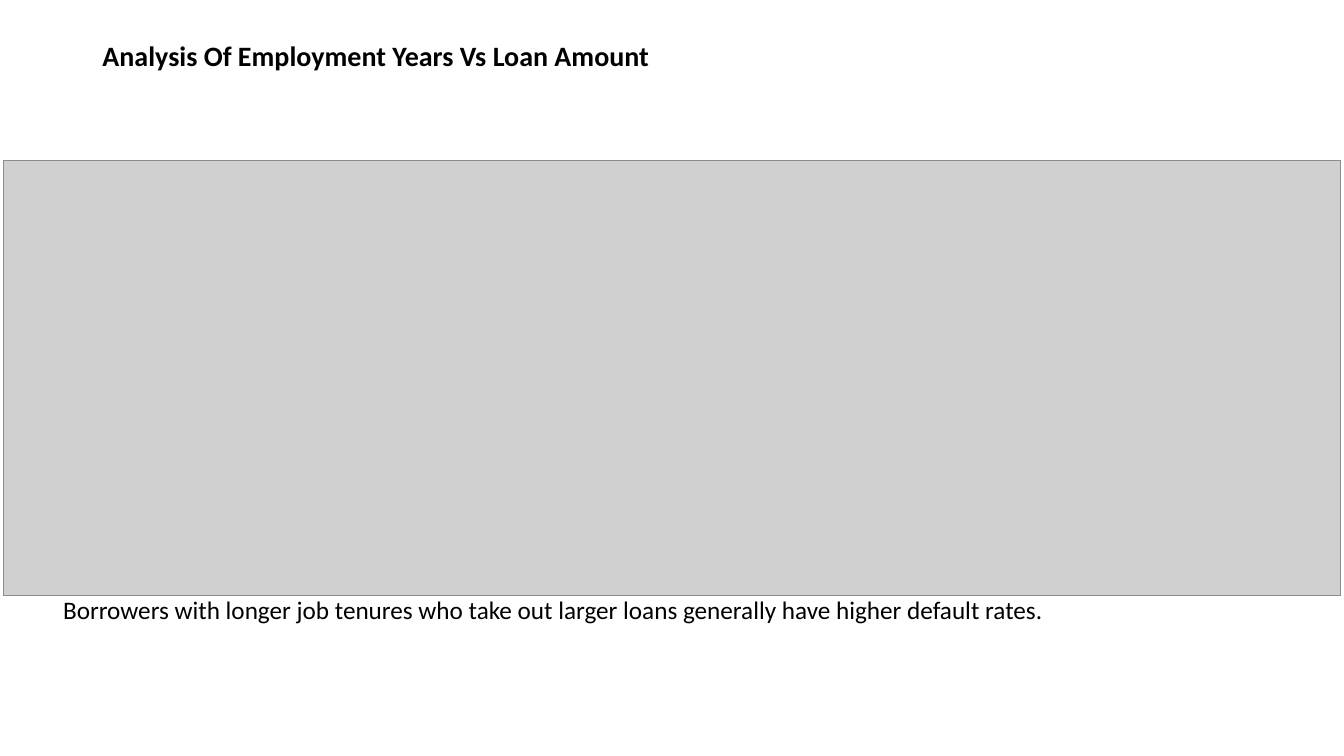
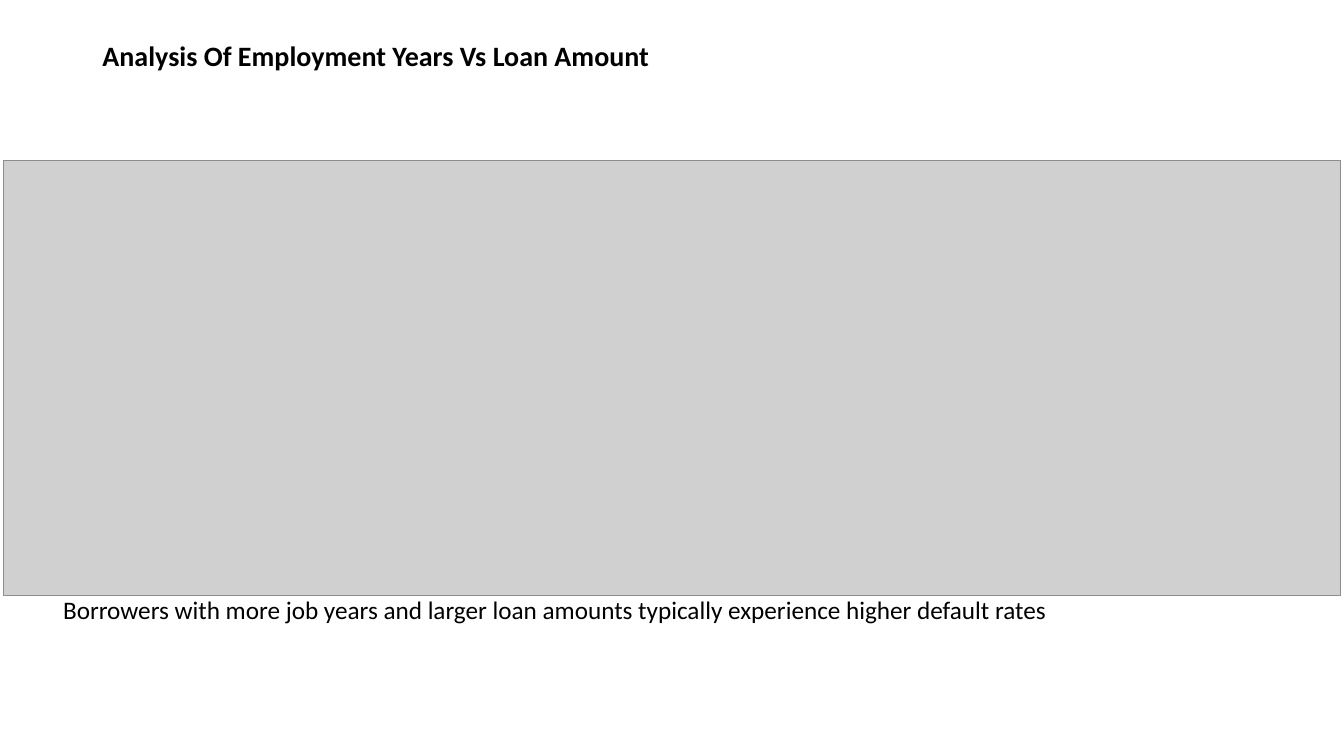
Before and after one commit to mkomera/Lending_ClubCase_Study, a slide deck: slide 12 of Lending_Club_Case_study.pptx. Drawn at 1344x756 pixels with LibreOffice and Linux fonts; fonts in the diff are those of the drawing; grey boxes stand for pictures. Boxes give left, top, right and bottom in pixels: in the first picture for what was removed or moved away, otherwise in the second. Text is boxed around its words. In the diff, an @@ line names an element or a change of style, - is before the commit and + after.

```diff
--- a/Lending_Club_Case_study.pptx
+++ b/Lending_Club_Case_study.pptx
@@ text at [63, 601, 1046, 624]: text changed @@
-Borrowers with longer job tenures who take out larger loans generally have higher default rates.
+Borrowers with more job years and larger loan amounts typically experience higher default rates
```
Also in this commit, not shown: 2 other slides changed, 2 slides added, 1 slide removed.
